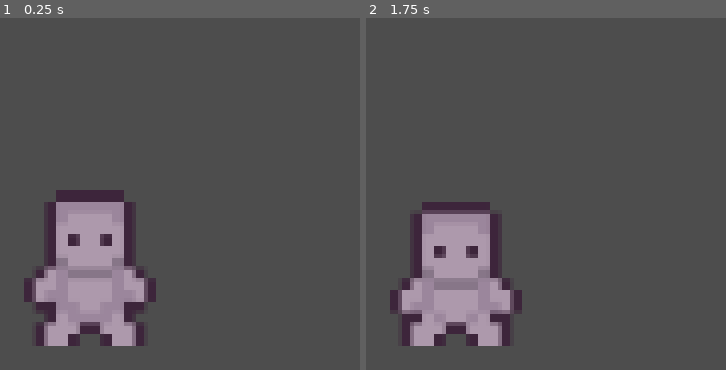
Above: before the commit, frames 1-2 (left to right).
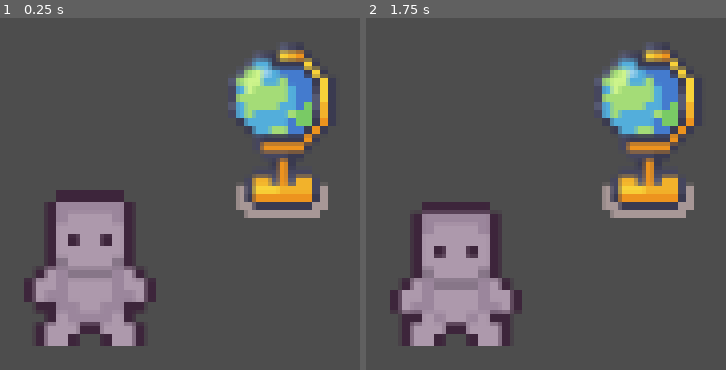
Above: after the commit, the same moments.

Repository: MelissaLiao753/game_underwater_museum
Game: Godot game, scene res://level_1.tscn
Same seed, same stepped clock (60 frames per second), same inputs: the game is played once before the commit and once after it.
Inputs:
- Up to frame 1 (0.25 s): no input
- Up to frame 2 (1.75 s): tap Enter at 0.5 s; tap Space at 1.25 s

The runs differ from the first frame. In frame 1, 7.8% of the frame differs, in the area x 63-92%, y 6-57%; in frame 2, 7.8%.

Commit message:
Added an object for testing (world globe)
Added a pixel world globe and added a collision shape.

Diff:
--- a/game_underwater_museum/level_1.tscn
+++ b/game_underwater_museum/level_1.tscn
@@ -1,13 +1,11 @@
 [gd_scene format=3 uid="uid://bra7ddgf4q8iq"]
 
-[ext_resource type="PackedScene" uid="uid://cj86wua8uh7rc" path="res://menu_main.tscn" id="1_hn12h"]
+[ext_resource type="PackedScene" uid="uid://b345xgfvu8orn" path="res://object_collectable.tscn" id="2_hbghi"]
 [ext_resource type="PackedScene" uid="uid://cydwvsd1ow4o2" path="res://player.tscn" id="2_ihfcg"]
-[ext_resource type="PackedScene" uid="uid://dtrp1gcf2hifv" path="res://enemy_test.tscn" id="3_rka8t"]
 
 [node name="level_1" type="Node2D" unique_id=1151538460]
 
-[node name="menu_main" parent="." unique_id=768519547 instance=ExtResource("1_hn12h")]
-
 [node name="player_test" parent="." unique_id=206919069 instance=ExtResource("2_ihfcg")]
 
-[node name="enemy_test" parent="." unique_id=1131770542 instance=ExtResource("3_rka8t")]
+[node name="object" parent="." unique_id=1826424834 instance=ExtResource("2_hbghi")]
+position = Vector2(17, -11.999999)
--- /dev/null
+++ b/game_underwater_museum/object_collectable.tscn
@@ -0,0 +1,18 @@
+[gd_scene format=3 uid="uid://b345xgfvu8orn"]
+
+[ext_resource type="Texture2D" uid="uid://do341hi5aswgh" path="res://tileset/Modern_Interiors_Free_v2.2/Modern tiles_Free/Interiors_free/32x32/Interiors_free_32x32.png" id="1_aprr7"]
+
+[sub_resource type="RectangleShape2D" id="RectangleShape2D_ynkgx"]
+size = Vector2(24, 41)
+
+[node name="object" type="Area2D" unique_id=1826424834]
+scale = Vector2(0.3727342, 0.3727342)
+
+[node name="Sprite2D" type="Sprite2D" parent="." unique_id=1313510248]
+texture = ExtResource("1_aprr7")
+region_enabled = true
+region_rect = Rect2(410.005, 1153.595, 40, 45)
+
+[node name="CollisionShape2D" type="CollisionShape2D" parent="." unique_id=774460188]
+position = Vector2(1, -0.5)
+shape = SubResource("RectangleShape2D_ynkgx")
Binary file added: game_underwater_museum/tileset/Modern_Interiors_Free_v2.2/Modern tiles_Free/Characters_free/Adam_16x16.png
Binary file added: game_underwater_museum/tileset/Modern_Interiors_Free_v2.2/Modern tiles_Free/Characters_free/Adam_idle_16x16.png
Binary file added: game_underwater_museum/tileset/Modern_Interiors_Free_v2.2/Modern tiles_Free/Characters_free/Adam_idle_anim_16x16.png
Binary file added: game_underwater_museum/tileset/Modern_Interiors_Free_v2.2/Modern tiles_Free/Characters_free/Adam_phone_16x16.png
Binary file added: game_underwater_museum/tileset/Modern_Interiors_Free_v2.2/Modern tiles_Free/Characters_free/Adam_run_16x16.png
Binary file added: game_underwater_museum/tileset/Modern_Interiors_Free_v2.2/Modern tiles_Free/Characters_free/Adam_sit2_16x16.png
Binary file added: game_underwater_museum/tileset/Modern_Interiors_Free_v2.2/Modern tiles_Free/Characters_free/Adam_sit3_16x16.png
Binary file added: game_underwater_museum/tileset/Modern_Interiors_Free_v2.2/Modern tiles_Free/Characters_free/Adam_sit_16x16.png
Binary file added: game_underwater_museum/tileset/Modern_Interiors_Free_v2.2/Modern tiles_Free/Characters_free/Alex_16x16.png
Binary file added: game_underwater_museum/tileset/Modern_Interiors_Free_v2.2/Modern tiles_Free/Characters_free/Alex_idle_16x16.png
Binary file added: game_underwater_museum/tileset/Modern_Interiors_Free_v2.2/Modern tiles_Free/Characters_free/Alex_idle_anim_16x16.png
Binary file added: game_underwater_museum/tileset/Modern_Interiors_Free_v2.2/Modern tiles_Free/Characters_free/Alex_phone_16x16.png
(and 54 more such lines)
